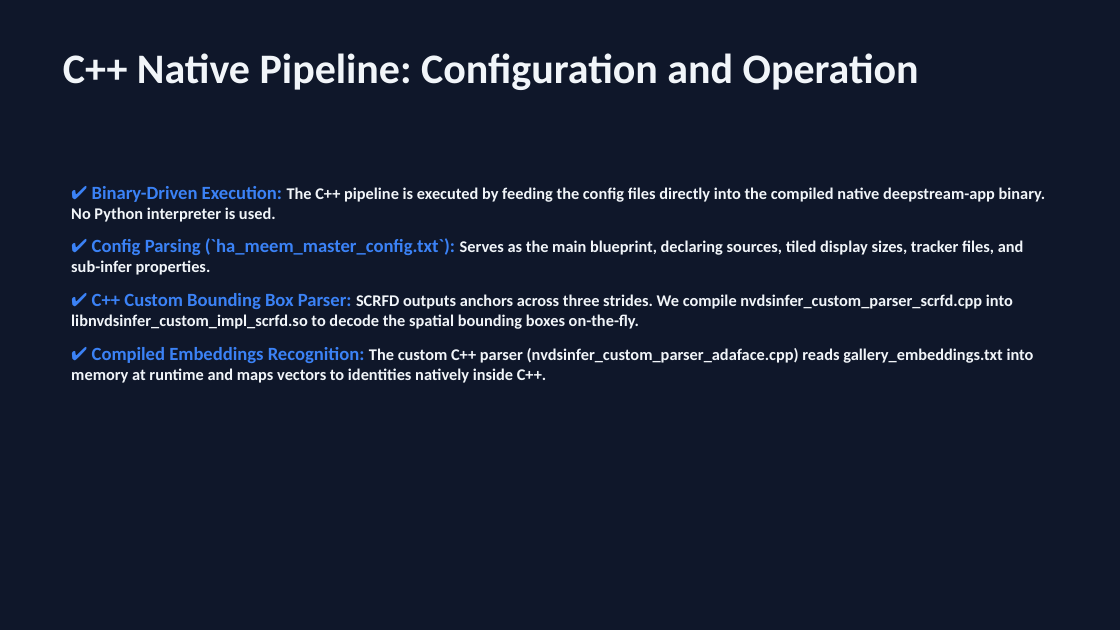
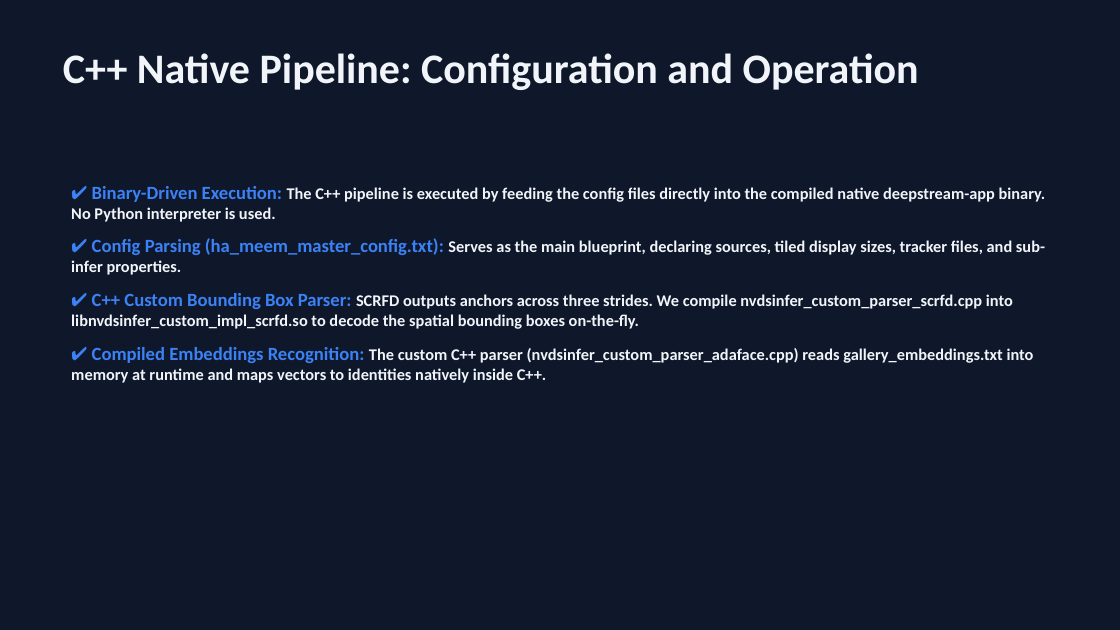
Before and after one commit to iam-ajmunna/ha_meem_ai_surveillance, a slide deck: slide 4 of DeepStream_Surveillance_Presentation.pptx. Drawn at 1120x630 pixels with LibreOffice and Linux fonts; fonts in the diff are those of the drawing. Boxes give left, top, right and bottom in pixels: in the first picture for what was removed or moved away, otherwise in the second. Text is boxed around its words. In the diff, an @@ line names an element or a change of style, - is before the commit and + after.

```diff
--- a/DeepStream_Surveillance_Presentation.pptx
+++ b/DeepStream_Surveillance_Presentation.pptx
@@ text at (71,238,1045,275): text changed @@
-✔ Config Parsing (`ha_meem_master_config.txt`): Serves as the main blueprint, declaring sources, tiled display sizes, tracker files, and sub-infer properties.
+✔ Config Parsing (ha_meem_master_config.txt): Serves as the main blueprint, declaring sources, tiled display sizes, tracker files, and sub-infer properties.
```
Also in this commit, not shown: 1 other slide changed, 1 other file.
